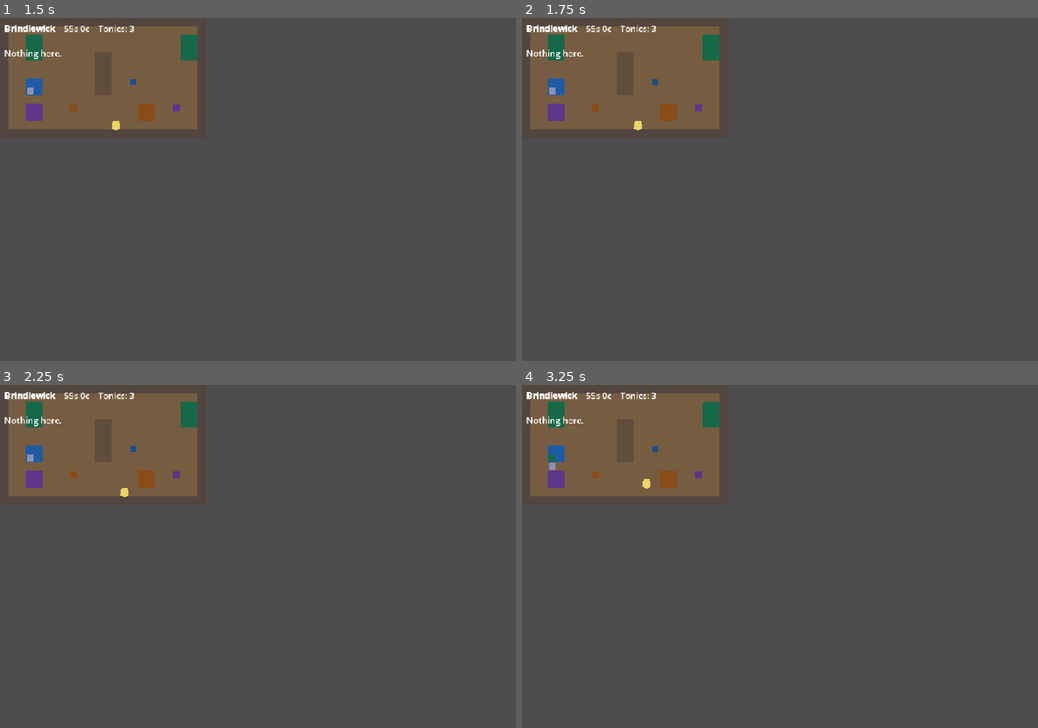
Above: before the commit, frames 1-4 (two rows, left to right).
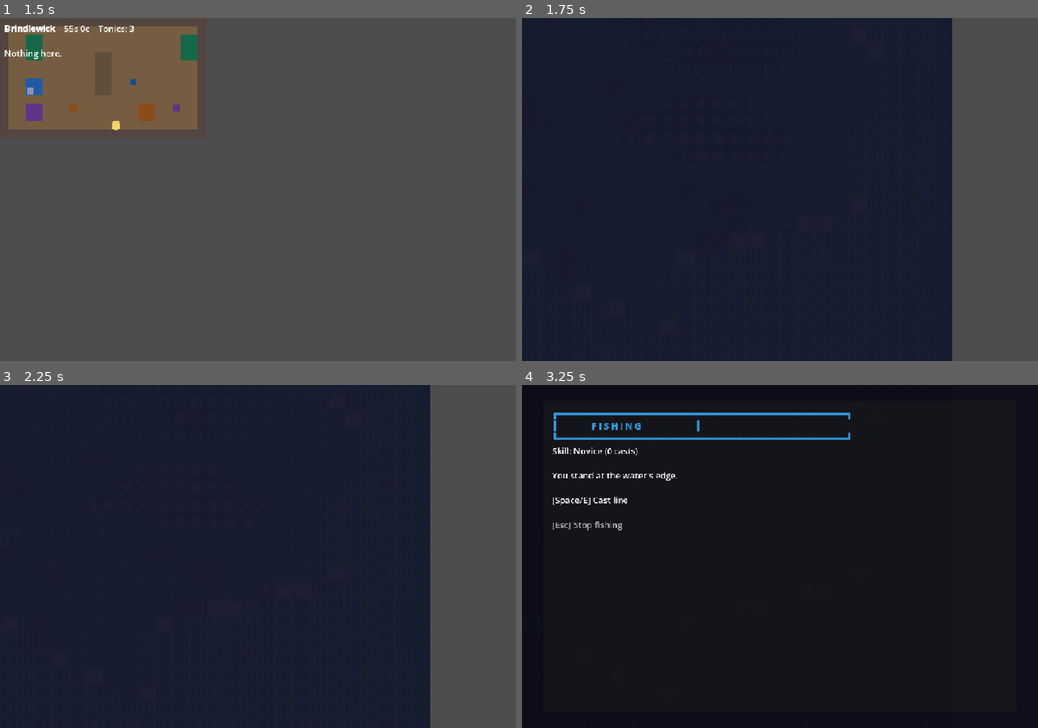
Above: after the commit, the same moments.

Repository: wink-/lanternhouse
Game: Godot game, scene res://scenes/town/town.tscn
Two runs of this game, one before a commit and one after it. Both use one fixed random seed, a clock stepped at 60 frames per second and the inputs below. This scene is started directly instead of the project's main scene.
Inputs:
- Up to frame 1 (1.5 s): tap Enter at 0.5 s; hold D (move_right) 0.53-1.28 s; tap E (interact) at 0.6 s; tap Space at 0.77, 1.25 s; hold S (move_down) from 1.28 s (still down); tap 1 at 1.35 s
- Up to frame 2 (1.75 s): keep holding S (move_down); tap Space at 1.52 s
- Up to frame 3 (2.25 s): tap Enter at 2, 2.1 s; release S (move_down) at 2.03 s; hold D (move_right) from 2.03 s (still down)
- Up to frame 4 (3.25 s): release D (move_right) at 2.78 s; hold W (move_up) from 2.78 s (still down); tap 2 at 2.85 s; tap Space at 3.02 s

Frame 1 is identical in both runs. In frame 2, 83% of the frame differs, in the area x 0-84%, y 0-100%; in frame 3, 83%; in frame 4, 100%, in the area x 0-100%, y 0-100%.

Commit message:
Begin first playable spine implementation

Diff:
--- a/scripts/abandoned_village.gd
+++ b/scripts/abandoned_village.gd
@@ -177,6 +177,9 @@
 
 func _try_move(dir: Vector2i) -> void:
 	facing = dir
+	if _is_exit_step(dir):
+		SceneTransition.change_scene("res://scenes/overworld/overworld.tscn")
+		return
 	var next := pos + dir
 	if _is_blocked(next):
 		return
@@ -194,6 +197,9 @@
 func _check_exit() -> void:
 	if pos.y >= MAP.size() - 1:
 		SceneTransition.change_scene("res://scenes/overworld/overworld.tscn")
+
+func _is_exit_step(dir: Vector2i) -> bool:
+	return dir == Vector2i.DOWN and pos.y >= MAP.size() - 2
 
 func _interact() -> void:
 	var target := pos + facing
--- a/scripts/cave.gd
+++ b/scripts/cave.gd
@@ -153,6 +153,10 @@
 
 func _try_move(dir: Vector2i) -> void:
 	facing = dir
+	if _is_exit_step(dir):
+		GameData.set_meta("cave_deep", false)
+		SceneTransition.change_scene("res://scenes/overworld/overworld.tscn")
+		return
 	var next := pos + dir
 	if _is_blocked(next):
 		return
@@ -179,6 +183,9 @@
 		var deep: bool = GameData.get_meta("cave_deep", false)
 		GameData.set_meta("cave_deep", false)
 		SceneTransition.change_scene("res://scenes/overworld/overworld.tscn")
+
+func _is_exit_step(dir: Vector2i) -> bool:
+	return dir == Vector2i.DOWN and pos.y >= MAP.size() - 2
 
 func _check_tile() -> void:
 	var deep: bool = GameData.get_meta("cave_deep", false)
@@ -261,14 +268,16 @@
 	_say(VICTORY_TEXT[victory_phase])
 
 func _start_encounter() -> void:
-	GameData.overworld_position = Vector2i(2, 24)  # Cave overworld position
+	GameData.overworld_position = Vector2i(26, 17)  # Standing tile beside the overworld cave entrance
+	GameData.overworld_facing = Vector2i.RIGHT
 	GameData.overworld_facing = Vector2i.UP
 	GameData.set_meta("battle_zone", "cave")
 	GameData.set_meta("battle_surprise", false)
 	SceneTransition.change_scene("res://scenes/battle/battle.tscn")
 
 func _start_boss_fight() -> void:
-	GameData.overworld_position = Vector2i(2, 24)
+	GameData.overworld_position = Vector2i(26, 17)
+	GameData.overworld_facing = Vector2i.RIGHT
 	GameData.overworld_facing = Vector2i.UP
 	GameData.set_meta("battle_zone", "cave_boss")
 	GameData.set_meta("battle_surprise", false)
@@ -277,7 +286,8 @@
 func _start_deep_boss() -> void:
 	_say("[color=yellow]The darkness coalesces before you. Ancient grief given form — a monument of sorrow older than the island itself.[/color]")
 	await get_tree().create_timer(1.5).timeout
-	GameData.overworld_position = Vector2i(2, 24)
+	GameData.overworld_position = Vector2i(26, 17)
+	GameData.overworld_facing = Vector2i.RIGHT
 	GameData.overworld_facing = Vector2i.UP
 	GameData.set_meta("battle_zone", "cave_deep")
 	GameData.set_meta("battle_surprise", false)
--- a/scripts/dock.gd
+++ b/scripts/dock.gd
@@ -142,6 +142,9 @@
 
 func _try_move(dir: Vector2i) -> void:
 	facing = dir
+	if _is_exit_step(dir):
+		SceneTransition.change_scene("res://scenes/overworld/overworld.tscn")
+		return
 	var next := pos + dir
 	if _is_blocked(next):
 		return
@@ -159,6 +162,9 @@
 func _check_exit() -> void:
 	if pos.y >= MAP.size() - 1:
 		SceneTransition.change_scene("res://scenes/overworld/overworld.tscn")
+
+func _is_exit_step(dir: Vector2i) -> bool:
+	return dir == Vector2i.DOWN and pos.y >= MAP.size() - 2
 
 func _tile(grid: Vector2i) -> String:
 	if grid.x < 0 or grid.x >= MAP[0].length() or grid.y < 0 or grid.y >= MAP.size():
--- a/scripts/forest_clearing.gd
+++ b/scripts/forest_clearing.gd
@@ -122,6 +122,9 @@
 
 func _try_move(dir: Vector2i) -> void:
 	facing = dir
+	if _is_exit_step(dir):
+		SceneTransition.change_scene("res://scenes/overworld/overworld.tscn")
+		return
 	var next := pos + dir
 	if _is_blocked(next):
 		return
@@ -139,6 +142,9 @@
 func _check_exit() -> void:
 	if pos.y >= MAP.size() - 1:
 		SceneTransition.change_scene("res://scenes/overworld/overworld.tscn")
+
+func _is_exit_step(dir: Vector2i) -> bool:
+	return dir == Vector2i.DOWN and pos.y >= MAP.size() - 2
 
 func _tile(grid: Vector2i) -> String:
 	if grid.x < 0 or grid.x >= MAP[0].length() or grid.y < 0 or grid.y >= MAP.size():
--- a/scripts/home.gd
+++ b/scripts/home.gd
@@ -159,6 +159,9 @@
 
 func _try_move(dir: Vector2i) -> void:
 	facing = dir
+	if _is_exit_step(dir):
+		SceneTransition.change_scene("res://scenes/overworld/overworld.tscn")
+		return
 	var next := pos + dir
 	if _is_blocked(next):
 		return
@@ -177,6 +180,9 @@
 	if pos.y >= MAP.size() - 1:
 		# Position is already saved from overworld transition
 		SceneTransition.change_scene("res://scenes/overworld/overworld.tscn")
+
+func _is_exit_step(dir: Vector2i) -> bool:
+	return dir == Vector2i.DOWN and pos.y >= MAP.size() - 2
 
 func _interact() -> void:
 	var target := pos + facing
--- a/scripts/overworld.gd
+++ b/scripts/overworld.gd
@@ -478,6 +478,8 @@
 	return false
 
 func _tile(grid: Vector2i) -> String:
+	if grid.x < 0 or grid.x >= MAP_W or grid.y < 0 or grid.y >= MAP_H:
+		return "~"
 	return MAP[grid.y].substr(grid.x, 1)
 
 func _step_effects() -> void:
--- a/scripts/save_manager.gd
+++ b/scripts/save_manager.gd
@@ -65,6 +65,12 @@
 			"owned_home": GameData.owned_home,
 			"home_upgrades": GameData.home_upgrades,
 			"home_storage": GameData.home_storage,
+			"herb_bag": GameData.herb_bag,
+			"material_bag": GameData.material_bag,
+			"crafted_items": GameData.crafted_items,
+			"gather_counts": GameData.gather_counts,
+			"property_market_mod": GameData.property_market_mod,
+			"market_cycle": GameData.market_cycle,
 		"quest_flags": {
 			"cave_opened": GameData.get_meta("cave_opened", false),
 			"victory_shown": GameData.get_meta("victory_shown", false),
@@ -81,6 +87,12 @@
 			"offensive_casts": GameData.get_meta("offensive_casts", 0),
 			"heal_casts": GameData.get_meta("heal_casts", 0),
 			"roster_pool": GameData.get_meta("roster_pool", []),
+			"cave_deep": GameData.get_meta("cave_deep", false),
+			"deep_boss_active": GameData.get_meta("deep_boss_active", false),
+			"endgame_choice": GameData.get_meta("endgame_choice", ""),
+			"fog_active": GameData.get_meta("fog_active", false),
+			"fog_timer": GameData.get_meta("fog_timer", 0.0),
+			"home_garden_timer": GameData.get_meta("home_garden_timer", 0.0),
 		},
 		"timestamp": Time.get_datetime_string_from_system(),
 	}
@@ -110,7 +122,7 @@
 
 	var data: Dictionary = result
 
-	GameData.party = data.get("party", [])
+	GameData.party = _normalize_party(data.get("party", []))
 	GameData.gold = data.get("gold", 0)
 	GameData.keeper_marks = data.get("keeper_marks", 0)
 	GameData.harbor_tokens = data.get("harbor_tokens", 0)
@@ -125,7 +137,7 @@
 		GameData.equipped_body = data.get("equipped_body", [-1, -1, -1, -1])
 		GameData.equipped_accessory = data.get("equipped_accessory", [-1, -1, -1, -1])
 	elif data.has("equipped_armor"):
-		var old_armor = data["equipped_armor"]
+		var old_armor: Array = data["equipped_armor"]
 		GameData.equipped_body = old_armor
 		GameData.equipped_head = [-1, -1, -1, -1]
 		GameData.equipped_accessory = [-1, -1, -1, -1]
@@ -138,10 +150,13 @@
 		GameData.equipped_body = [-1, -1, -1, -1]
 		GameData.equipped_accessory = [-1, -1, -1, -1]
 
-	var pos: Dictionary = data.get("overworld_position", {"x": 6, "y": 11})
-	GameData.overworld_position = Vector2i(pos["x"], pos["y"])
-	var fac: Dictionary = data.get("overworld_facing", {"x": 0, "y": 1})
-	GameData.overworld_facing = Vector2i(fac["x"], fac["y"])
+	GameData.equipped_weapon = _normalize_index_array(GameData.equipped_weapon, GameData.party.size())
+	GameData.equipped_head = _normalize_index_array(GameData.equipped_head, GameData.party.size())
+	GameData.equipped_body = _normalize_index_array(GameData.equipped_body, GameData.party.size())
+	GameData.equipped_accessory = _normalize_index_array(GameData.equipped_accessory, GameData.party.size())
+
+	GameData.overworld_position = _dict_to_vector2i(data.get("overworld_position", {}), Vector2i(14, 19))
+	GameData.overworld_facing = _dict_to_vector2i(data.get("overworld_facing", {}), Vector2i.DOWN)
 
 	GameData.cleared_encounters = data.get("cleared_encounters", {})
 	GameData.visited_town = data.get("visited_town", false)
@@ -153,7 +168,7 @@
 	GameData.wage_timer = data.get("wage_timer", 0.0)
 	GameData.beacon_lit = data.get("beacon_lit", false)
 	GameData.pending_departures = data.get("pending_departures", [])
-	GameData.faction_reputation = data.get("faction_reputation", {})
+	GameData.faction_reputation = _normalize_int_keyed_dictionary(data.get("faction_reputation", {}))
 	GameData.play_time = data.get("play_time", 0.0)
 	GameData.skill_uses = data.get("skill_uses", {})
 	GameData.owned_home = data.get("owned_home", "")
@@ -183,6 +198,12 @@
 	GameData.set_meta("offensive_casts", quest_flags.get("offensive_casts", 0))
 	GameData.set_meta("heal_casts", quest_flags.get("heal_casts", 0))
 	GameData.set_meta("roster_pool", quest_flags.get("roster_pool", []))
+	GameData.set_meta("cave_deep", quest_flags.get("cave_deep", false))
+	GameData.set_meta("deep_boss_active", quest_flags.get("deep_boss_active", false))
+	GameData.set_meta("endgame_choice", quest_flags.get("endgame_choice", ""))
+	GameData.set_meta("fog_active", quest_flags.get("fog_active", false))
+	GameData.set_meta("fog_timer", quest_flags.get("fog_timer", 0.0))
+	GameData.set_meta("home_garden_timer", quest_flags.get("home_garden_timer", 0.0))
 
 	print("Game loaded: ", SAVE_DIR + SAVE_FILE)
 	return true
@@ -191,3 +212,39 @@
 	if has_save():
 		DirAccess.remove_absolute(SAVE_DIR + SAVE_FILE)
 		print("Save deleted")
+
+func _dict_to_vector2i(value: Variant, fallback: Vector2i) -> Vector2i:
+	if not value is Dictionary:
+		return fallback
+	var dict: Dictionary = value
+	return Vector2i(int(dict.get("x", fallback.x)), int(dict.get("y", fallback.y)))
+
+func _normalize_int_keyed_dictionary(value: Variant) -> Dictionary:
+	var out: Dictionary = {}
+	if not value is Dictionary:
+		return out
+	var dict: Dictionary = value
+	for key: Variant in dict:
+		out[int(key)] = dict[key]
+	return out
+
+func _normalize_party(value: Variant) -> Array:
+	if not value is Array:
+		return []
+	var normalized: Array = []
+	for entry: Variant in value:
+		if entry is Dictionary:
+			var member: Dictionary = entry
+			member["magic_levels"] = _normalize_int_keyed_dictionary(member.get("magic_levels", {}))
+			normalized.append(member)
+	return normalized
+
+func _normalize_index_array(value: Variant, target_size: int) -> Array:
+	var out: Array = []
+	if value is Array:
+		out = value.duplicate()
+	while out.size() < target_size:
+		out.append(-1)
+	if out.size() > target_size:
+		out.resize(target_size)
+	return out
--- a/scripts/title.gd
+++ b/scripts/title.gd
@@ -65,7 +65,7 @@
 			GameData.equipped_body = [-1, -1, -1, -1]
 			GameData.equipped_accessory = [-1, -1, -1, -1]
 			GameData.overworld_position = Vector2i(14, 19)
-			GameData.overworld_facing = Vector2i.UP
+			GameData.overworld_facing = Vector2i.DOWN
 			GameData.cleared_encounters.clear()
 			GameData.visited_town = false
 			GameData.boss_defeated = false
--- a/scripts/town.gd
+++ b/scripts/town.gd
@@ -269,6 +269,9 @@
 	elif Input.is_action_just_pressed("interact"):
 		_interact()
 		return
+	elif event.keycode == KEY_ESCAPE:
+		SceneTransition.change_scene("res://scenes/overworld/overworld.tscn")
+		return
 
 	if dir != Vector2i.ZERO:
 		_try_move(dir)
@@ -360,6 +363,9 @@
 
 func _try_move(dir: Vector2i) -> void:
 	facing = dir
+	if _is_exit_step(dir):
+		SceneTransition.change_scene("res://scenes/overworld/overworld.tscn")
+		return
 	var next := pos + dir
 	if _is_blocked(next):
 		return
@@ -375,6 +381,9 @@
 func _check_exit() -> void:
 	if pos.y >= MAP.size() - 1:
 		SceneTransition.change_scene("res://scenes/overworld/overworld.tscn")
+
+func _is_exit_step(dir: Vector2i) -> bool:
+	return dir == Vector2i.DOWN and pos.y >= MAP.size() - 2
 
 func _interact() -> void:
 	var target := pos + facing
Not shown, added: docs/SMOKE_TESTS.md
